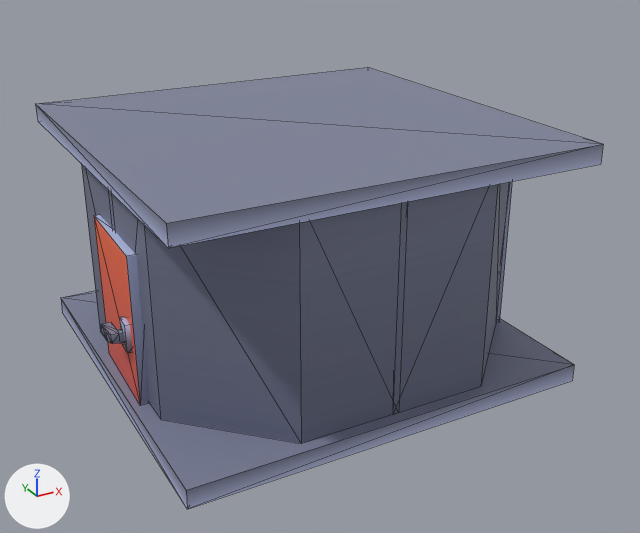
A saved change to the glTF model assets/3d/tower_0.glb.
Camera for both pictures: a 50 mm camera at (-4.19, -8.12, 4.79) aimed at (0.09, -0.34, 0.89). Every picture has the same lights, and +X, +Y and +Z are marked at lower left. The picture after the commit comes second. Mesh edges are drawn as thin lines. Where no turn or scale is listed for an object, it has been applied to the vertices. Vertices at exactly the same position are counted once.

Before the edit, the objects in view are built like this:
```python
ob_ceiling = bpy.data.objects.new('ceiling', me_scene_009)
ob_ceiling.location = (-1.72, 0.0, 2.43)
ob_door = bpy.data.objects.new('door', me_scene)
ob_door.location = (-2.0, 0.5, 0.0)
ob_floor = bpy.data.objects.new('floor', me_scene_003)
ob_floor.location = (-1.72, 0.0, 0.0)
ob_handle = bpy.data.objects.new('handle', me_scene_001)
ob_handle.location = (-2.03, -0.5, 0.7)
ob_wall_corner_diagonal = bpy.data.objects.new('wall-corner-diagonal', me_scene_004)
ob_wall_corner_diagonal.location = (1.04, -1.04, 0.0)
ob_wall_corner_diagonal.rotation_euler = (1.571, 0.0, 0.0)  # degrees (90, 0, 0)
ob_wall_corner_diagonal.scale = (0.01, 0.01, 0.01)
ob_wall_corner_diagonal_001 = bpy.data.objects.new('wall-corner-diagonal.001', me_scene_006)
ob_wall_corner_diagonal_001.location = (-1.04, -1.03, 0.0)
ob_wall_corner_diagonal_001.rotation_euler = (1.571, 0.0, -1.571)  # degrees (90, 0, -90)
ob_wall_corner_diagonal_001.scale = (0.01, 0.01, 0.01)
ob_wall_corner_diagonal_003 = bpy.data.objects.new('wall-corner-diagonal.003', me_scene_008)
ob_wall_corner_diagonal_003.location = (-1.04, 1.05, 0.0)
ob_wall_corner_diagonal_003.rotation_euler = (1.571, 0.0, -3.142)  # degrees (90, 0, -180)
ob_wall_corner_diagonal_003.scale = (0.01, 0.01, 0.01)
```
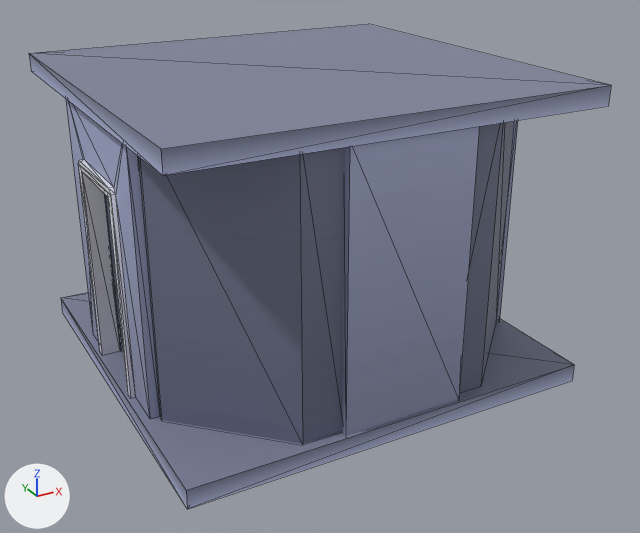
Boxes (x1, y1, x2, y2) around the edits, measured in the pictures (640 x 533 px; the box of a moved part takes in the faces that stretch with it):
'ceiling', moved: before (36, 67, 603, 248); after (29, 24, 611, 176)
'wall-corner-diagonal.001', reshaped, moved (29% narrower, 18% taller): before (109, 191, 401, 443); after (138, 147, 345, 444)
'wall-half.001', added (blue): after (342, 127, 479, 435)
'wall-corner-diagonal', reshaped: before (393, 182, 509, 414); after (460, 121, 514, 393)
'wall-doorway-square', added: after (66, 99, 160, 419)
'door', deleted: before (94, 215, 150, 405)
'wall-corner-diagonal.003', reshaped: before (81, 164, 113, 342); after (104, 194, 121, 346)
'handle', deleted: before (101, 322, 125, 344)
part 1 of me_scene_004, moved or reshaped: before (481, 182, 509, 386); after (104, 121, 514, 444)
part 2 of me_scene_004, moved or reshaped: before (394, 184, 498, 414); after (138, 123, 504, 419)
part 3 of me_scene_004, moved or reshaped: before (393, 186, 490, 414); after (469, 123, 501, 269)

Edits to the bpy script that builds the scene:
```text
Add mat_colormap_011:
    mat_colormap_011 = principled_material('colormap.011')
    mat_colormap_011.texture = img_colormap_001
    mat_colormap_011.roughness = 0.553
Add mat_colormap_001:
    mat_colormap_001 = principled_material('colormap.001')
    mat_colormap_001.texture = img_colormap_001
    mat_colormap_001.roughness = 0.553
Change me_scene_004:
    used by ob_wall_corner_diagonal; location = (1.04, -1.04, 0.0); rotation_euler = (1.571, 0.0, 0.0), in degrees (90, 0, 0); scale = (0.01, 0.01, 0.01)
    remove me_scene_004.from_pydata(...)  # 16 vertices, 22 faces; spans x -107.0..100.0, y 0.0..240.0, z -45.0..100.0
    add me_scene_004.from_pydata(...)  # 16 vertices, 22 faces; spans x -50.0..100.0, y 0.0..297.0, z -45.0..100.0
    me_scene_004 part 1: all 6 vertices in x -4.0..100.0, y 240.0, z -45.0..100.0 are moved by (0.0, 57.0, 0.0)
    me_scene_004 part 2: all 2 vertices in x -107.0, y 0.0, z 90.0..100.0 are moved by (57.0, 0.0, 0.0)
    me_scene_004 part 3: all 2 vertices in x -107.0, y 240.0, z 90.0..100.0 are moved by (57.0, 57.0, 0.0)
Add me_scene_015:
    me_scene_015.from_pydata(...)  # 8 vertices, 10 faces; spans x -5.0..5.0, y 0.0..285.0, z -60.0..71.0
    me_scene_015.materials.append(mat_colormap_011)  # picture img_colormap_001
Add me_scene_010:
    me_scene_010.from_pydata(...)  # 40 vertices, 64 faces; spans x -0.1..0.1, y -1.0..1.0, z 0.0..2.84
    me_scene_010.materials.append(mat_colormap_001)  # picture img_colormap_001
Change ob_ceiling:
    ob_ceiling.location: (-1.72, 0.0, 2.43) -> (-1.72, 0.0, 3.0)
Remove ob_door:
    ob_door = bpy.data.objects.new('door', me_scene)
    ob_door.location = (-2.0, 0.5, 0.0)
Remove ob_handle:
    ob_handle = bpy.data.objects.new('handle', me_scene_001)
    ob_handle.location = (-2.03, -0.5, 0.7)
Change ob_wall_corner_diagonal_001:
    ob_wall_corner_diagonal_001: bpy.data.objects.new('wall-corner-diagonal.001', me_scene_006) -> bpy.data.objects.new('wall-corner-diagonal.001', me_scene_004)
    ob_wall_corner_diagonal_001.location: (-1.04, -1.03, 0.0) -> (-1.03, -1.05, -0.01)
Add ob_wall_half_001:
    ob_wall_half_001 = bpy.data.objects.new('wall-half.001', me_scene_015)
    ob_wall_half_001.location = (-0.01, -2.08, -0.03)
    ob_wall_half_001.rotation_euler = (1.571, 0.0, 1.571)  # degrees (90, 0, 90)
    ob_wall_half_001.scale = (0.01, 0.01, 0.01)
Add ob_wall_doorway_square:
    ob_wall_doorway_square = bpy.data.objects.new('wall-doorway-square', me_scene_010)
    ob_wall_doorway_square.location = (-2.08, 0.02, 0.0)
```
